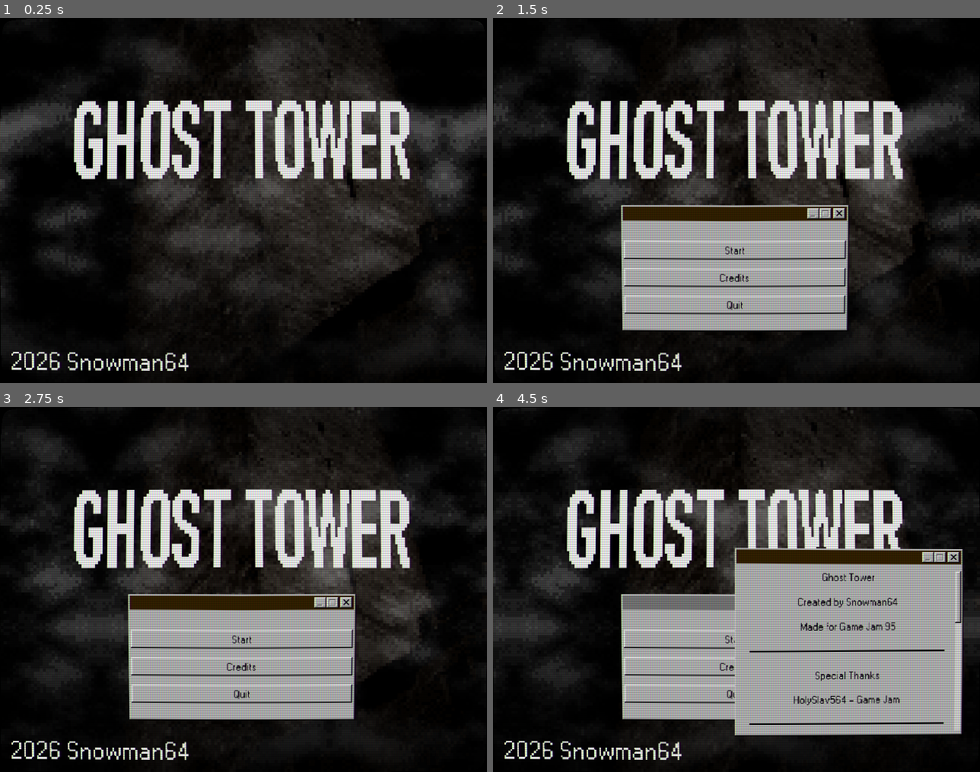
Above: before the commit, frames 1-4 (two rows, left to right).
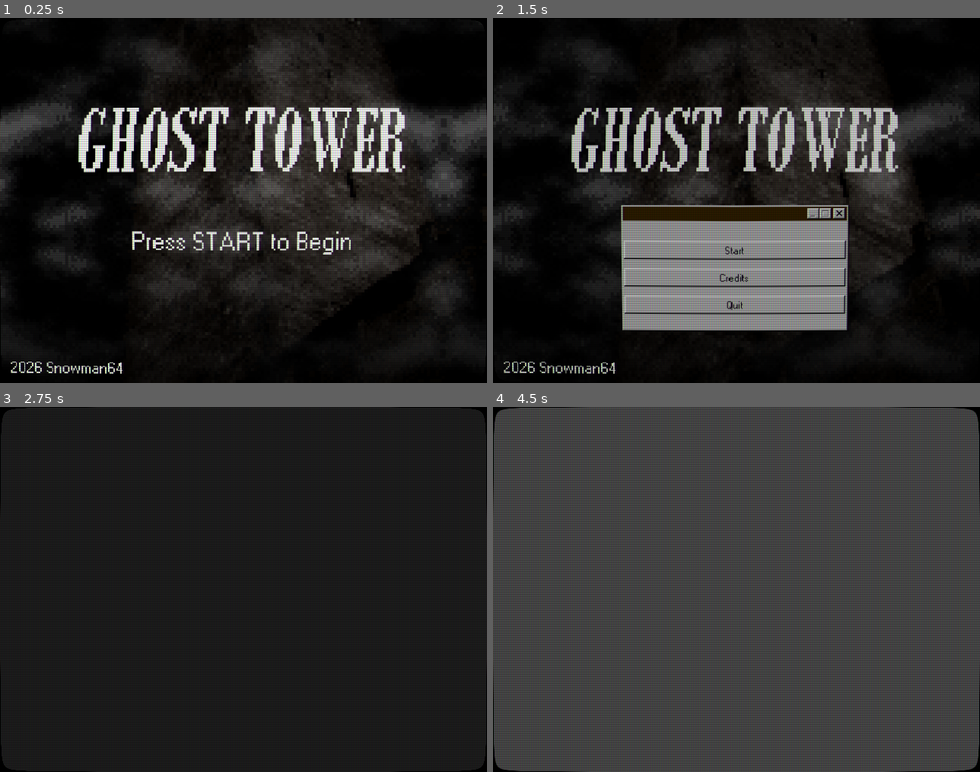
Above: after the commit, the same moments.

Repository: SnowmanSixtyFour/GhostTowerGameJam
Game: Godot game, scene res://Scenes/Game/main_menu.tscn
Same seed, same stepped clock (60 frames per second), same inputs: the game is played once before the commit and once after it. Before the commit the project starts from res://Scenes/GUI/title.tscn.
Inputs (mouse positions are in pixels of both pictures, inside the frame that each line leads up to):
- Up to frame 1 (0.25 s): no input
- Up to frame 2 (1.5 s): tap Enter (start) at 0.5, 0.6 s; click "Start" at 1.25 s
- Up to frame 3 (2.75 s): click "Start" at 2 s
- Up to frame 4 (4.5 s): click (736, 636) at 2.75 s, where only the run before the commit has a clickable "Start"; tap Tab at 3.6 s; tap Enter (start) at 4.35 s

The runs differ from the first frame. In frame 1, 8.7% of the frame differs, in the area x 2-85%, y 22-98%; in frame 2, 24%; in frame 3, 47%; in frame 4, 95%, in the area x 0-100%, y 0-100%.

Commit message:
New Logo

Diff:
--- /dev/null
+++ b/Scenes/Game/ghost_tower.tscn
@@ -0,0 +1,3 @@
+[gd_scene format=3 uid="uid://5csaxfyntbuc"]
+
+[node name="GhostTower" type="Node2D" unique_id=280960286]
--- a/Scenes/GUI/title.tscn
+++ b/Scenes/Game/main_menu.tscn
@@ -177,10 +177,11 @@
 offset_bottom = -24.0
 grow_horizontal = 2
 grow_vertical = 2
-texture = ExtResource("4_qahy3")
+texture = ExtResource("5_mkanb")
 expand_mode = 1
 
 [node name="PressStartLabel" type="Label" parent="." unique_id=1866177044]
+visible = false
 layout_mode = 1
 anchors_preset = 8
 anchor_left = 0.5
@@ -204,11 +205,11 @@
 anchor_top = 1.0
 anchor_bottom = 1.0
 offset_left = 14.0
-offset_top = -47.0
-offset_right = 252.0
-offset_bottom = -9.0
+offset_top = -32.0
+offset_right = 165.0
+offset_bottom = -8.0
 grow_vertical = 0
-theme_override_font_sizes/font_size = 38
+theme_override_font_sizes/font_size = 24
 text = "2026 Snowman64"
 
 [node name="OptionsWindow" type="Window" parent="." unique_id=1251386069]
@@ -331,7 +332,7 @@
 theme = SubResource("Theme_nw7y3")
 theme_override_colors/default_color = Color(0, 0, 0, 1)
 bbcode_enabled = true
-text = "Ghost Tower
+text = "GHOST TOWER
 
 Created by Snowman64
 
--- a/Scripts/Global/scene_handler.gd
+++ b/Scripts/Global/scene_handler.gd
@@ -1,8 +1,9 @@
 extends Node
 
-var title = preload("res://Scenes/GUI/title.tscn")
+var main_menu = preload("res://Scenes/Game/main_menu.tscn")
+var ghost_tower = preload("res://Scenes/Game/ghost_tower.tscn")
 
-var previous_scene = title
+var previous_scene = main_menu
 
 func go_to_scene(scene_name):
 	set_previous_scene()
--- a/Scripts/Scenes/title.gd
+++ b/Scripts/Scenes/title.gd
@@ -15,6 +15,8 @@
 var last_focused_window
 var warning = false
 var quit_game_window_position
+
+var leaving_title = false
 
 func _ready():
 	# Hide buttons
@@ -50,6 +52,16 @@
 	# Prevent quit game window from moving
 	quit_game_window.position = quit_game_window_position
 
+	if leaving_title:
+		warning = false
+
+		quit_game_window.hide()
+		quit_game_window.gui_disable_input = true
+
+		options_window.grab_focus()
+		options_window.gui_disable_input = true
+		credits_window.gui_disable_input = true
+
 func _input(event: InputEvent):
 	if Input.is_action_just_pressed("start"):
 		show_options()
@@ -58,7 +70,10 @@
 		warn_about_closing()
 
 func start_game():
-	AudioManager.play_sfx(Audio.click)
+	if not leaving_title: AudioManager.play_sfx(Audio.click)
+
+	leaving_title = true
+	SceneHandler.go_to_scene(SceneHandler.ghost_tower)
 
 func show_options():
 	# Show window
@@ -85,7 +100,7 @@
 	options_window.grab_focus()
 
 func close_game_via_button():
-	AudioManager.play_sfx(Audio.click)
+	if not leaving_title: AudioManager.play_sfx(Audio.click)
 	warn_about_closing()
 
 func _on_window_focused(window: Window):
--- a/project.godot
+++ b/project.godot
@@ -10,7 +10,7 @@
 
 [application]
 
-config/name="Ghost Tower"
+config/name="GHOST TOWER"
 run/main_scene="uid://dqt7ityud2vmb"
 config/features=PackedStringArray("4.7", "GL Compatibility")
 boot_splash/bg_color=Color(0, 0, 0, 1)
@@ -44,39 +44,46 @@
 
 fonts/dynamic_fonts/use_oversampling=false
 theme/default_font_antialiasing=0
+theme/default_font_hinting=0
 theme/default_font_subpixel_positioning=0
-theme/custom_font="uid://puphyspw5b2v"
+theme/custom_font="uid://cmaie8xtb5qj0"
 
 [input]
 
 move_forward={
 "deadzone": 0.2,
 "events": [Object(InputEventKey,"resource_local_to_scene":false,"resource_name":"","device":-1,"window_id":0,"alt_press …(192 unchanged characters)…
+, Object(InputEventJoypadMotion,"resource_local_to_scene":false,"resource_name":"","device":-1,"axis":1,"axis_value":-1.0,"script":null)
 ]
 }
 move_backward={
 "deadzone": 0.2,
 "events": [Object(InputEventKey,"resource_local_to_scene":false,"resource_name":"","device":-1,"window_id":0,"alt_press …(192 unchanged characters)…
+, Object(InputEventJoypadMotion,"resource_local_to_scene":false,"resource_name":"","device":-1,"axis":1,"axis_value":1.0,"script":null)
 ]
 }
 move_left={
 "deadzone": 0.2,
 "events": [Object(InputEventKey,"resource_local_to_scene":false,"resource_name":"","device":-1,"window_id":0,"alt_press …(191 unchanged characters)…
+, Object(InputEventJoypadMotion,"resource_local_to_scene":false,"resource_name":"","device":-1,"axis":0,"axis_value":-1.0,"script":null)
 ]
 }
 move_right={
 "deadzone": 0.2,
 "events": [Object(InputEventKey,"resource_local_to_scene":false,"resource_name":"","device":-1,"window_id":0,"alt_press …(192 unchanged characters)…
+, Object(InputEventJoypadMotion,"resource_local_to_scene":false,"resource_name":"","device":-1,"axis":0,"axis_value":1.0,"script":null)
 ]
 }
 start={
 "deadzone": 0.2,
 "events": [Object(InputEventKey,"resource_local_to_scene":false,"resource_name":"","device":-1,"window_id":0,"alt_press …(195 unchanged characters)…
+, Object(InputEventJoypadButton,"resource_local_to_scene":false,"resource_name":"","device":-1,"button_index":6,"pressure":0.0,"pressed":true,"script":null)
 ]
 }
 pause={
 "deadzone": 0.2,
 "events": [Object(InputEventKey,"resource_local_to_scene":false,"resource_name":"","device":-1,"window_id":0,"alt_press …(195 unchanged characters)…
+, Object(InputEventJoypadButton,"resource_local_to_scene":false,"resource_name":"","device":-1,"button_index":6,"pressure":0.0,"pressed":true,"script":null)
 ]
 }
 exit={
@@ -87,6 +94,13 @@
 confirm={
 "deadzone": 0.2,
 "events": [Object(InputEventKey,"resource_local_to_scene":false,"resource_name":"","device":-1,"window_id":0,"alt_press …(195 unchanged characters)…
+, Object(InputEventJoypadButton,"resource_local_to_scene":false,"resource_name":"","device":-1,"button_index":6,"pressure":0.0,"pressed":true,"script":null)
+, Object(InputEventJoypadButton,"resource_local_to_scene":false,"resource_name":"","device":-1,"button_index":0,"pressure":0.0,"pressed":false,"script":null)
+]
+}
+back={
+"deadzone": 0.2,
+"events": [Object(InputEventJoypadButton,"resource_local_to_scene":false,"resource_name":"","device":-1,"button_index":1,"pressure":0.0,"pressed":true,"script":null)
 ]
 }
 
Not shown, changed: Assets/Fonts/pixelated.fnt
Not shown, changed: Assets/Fonts/pixelated.fnt.import
Binary file changed: Assets/Fonts/pixelated_0.png
Not shown, changed: Assets/Fonts/pixelated_0.png.import
Binary file added: Assets/Fonts/pixelated_1.png
Not shown, added: Assets/Fonts/pixelated_1.png.import
Binary file changed: Assets/Images/Game/ghost_tower_logo.png
Not shown: 14 places in Scenes/Game/main_menu.tscn that only renumber resources
